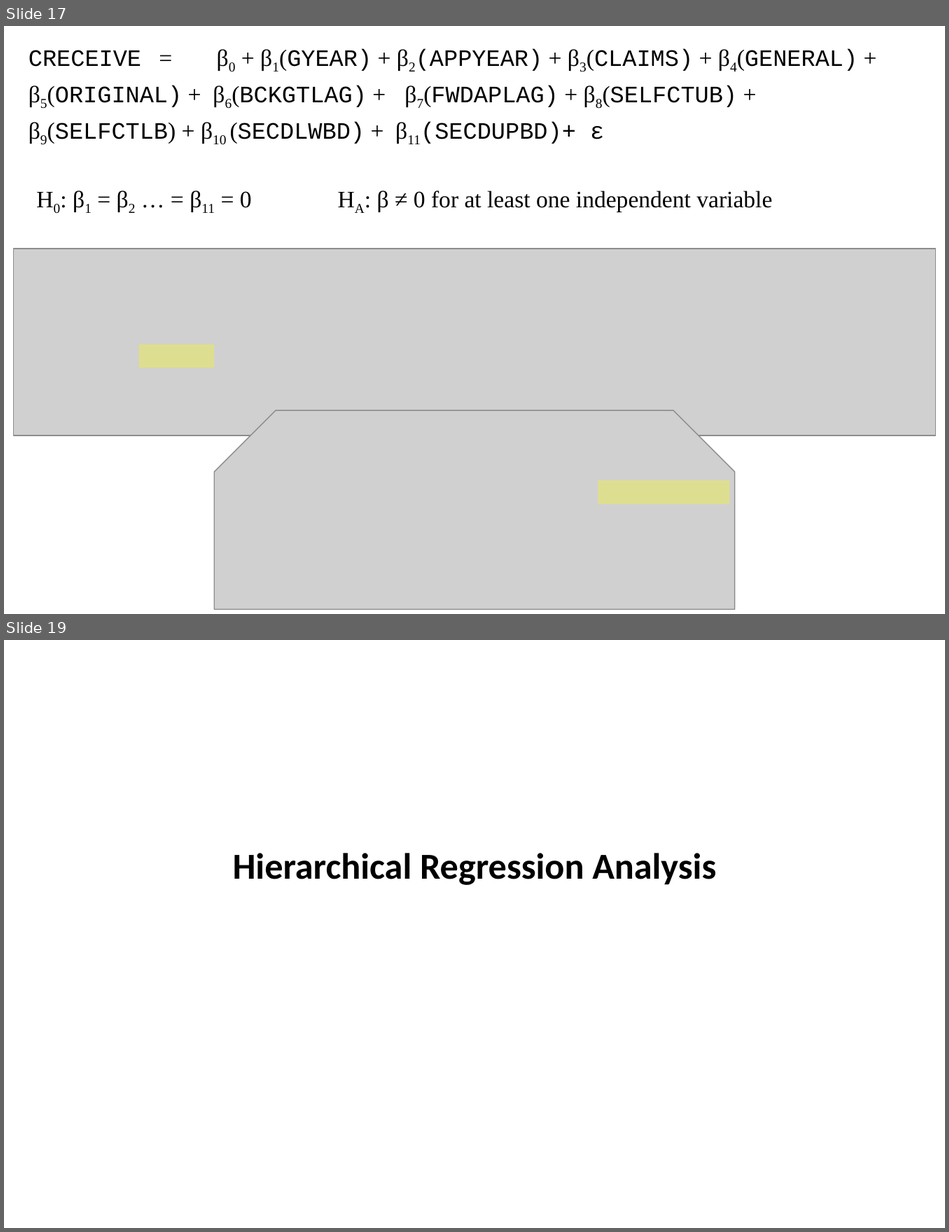
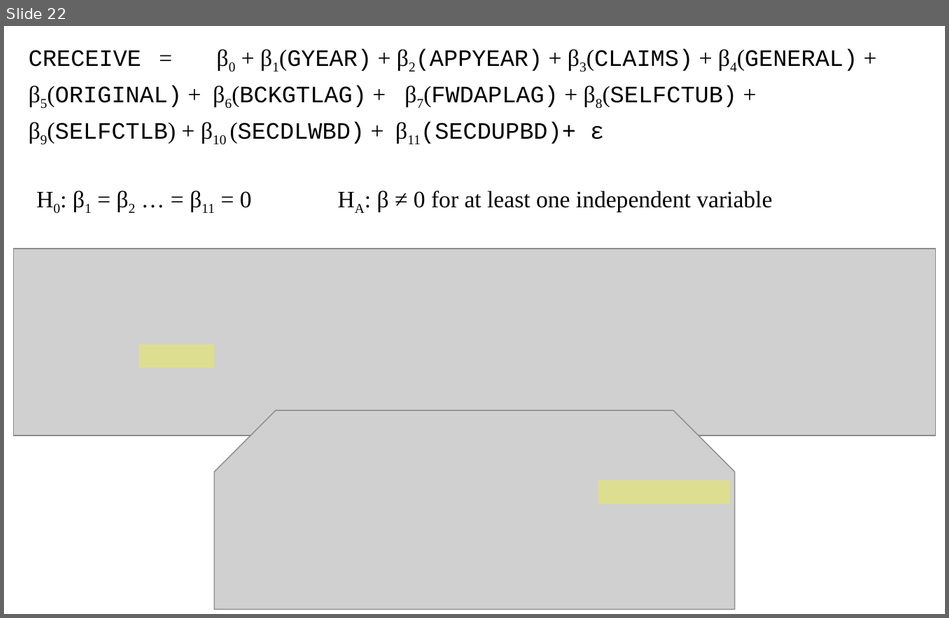
Before and after one commit to SLU-Courses-Townes/SOC5600, a slide deck: FinalProject/Presentation/Townes_SOC5600_FinalProject_Presentation.pptx. Shown one above the other, each under a label of ours: slides 17 and 19 before the commit, slide 22 after it; the slides between them are not shown. The pictures are 949x1232 and 949x618 pixels, drawn with LibreOffice and Linux fonts; fonts in the diff are those of the drawing; grey boxes stand for pictures. Boxes give left, top, right and bottom in pixels: in the first picture for what was removed or moved away, otherwise in the second. Text is boxed around its words. In the diff, an @@ line names an element or a change of style, - is before the commit and + after.

```diff
--- a/FinalProject/Presentation/Townes_SOC5600_FinalProject_Presentation.pptx
+++ b/FinalProject/Presentation/Townes_SOC5600_FinalProject_Presentation.pptx
@@ slide 19 removed at [4, 640, 945, 1228], background #FFFFFF @@
@@ text removed at [233, 853, 716, 885] @@
-Hierarchical Regression Analysis
@@ what was slide 17 is now slide 22 @@
```
Also in this commit, not shown: 2 slides changed, 8 slides added, 10 other slides removed.
